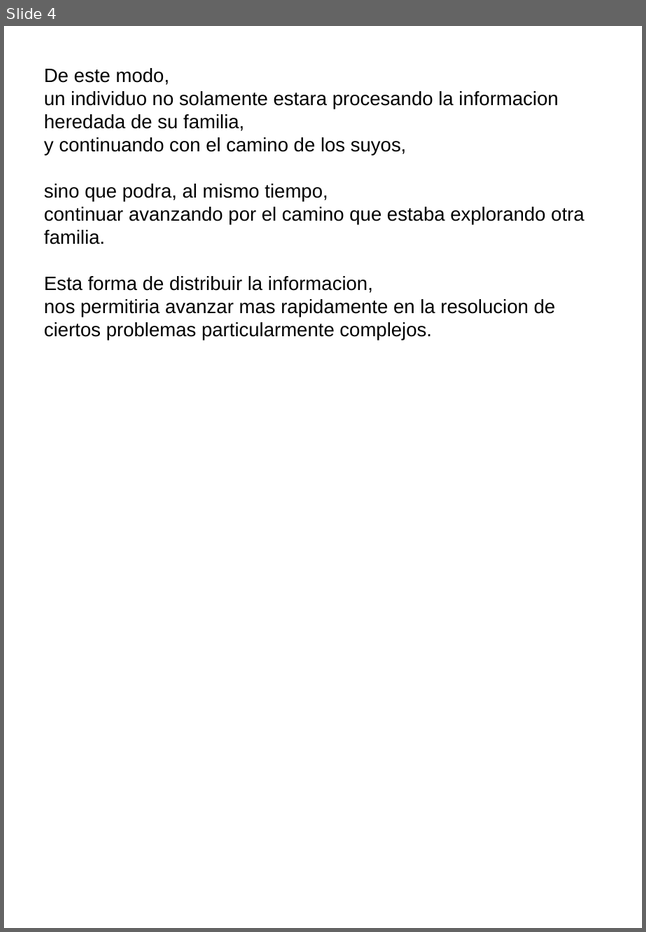
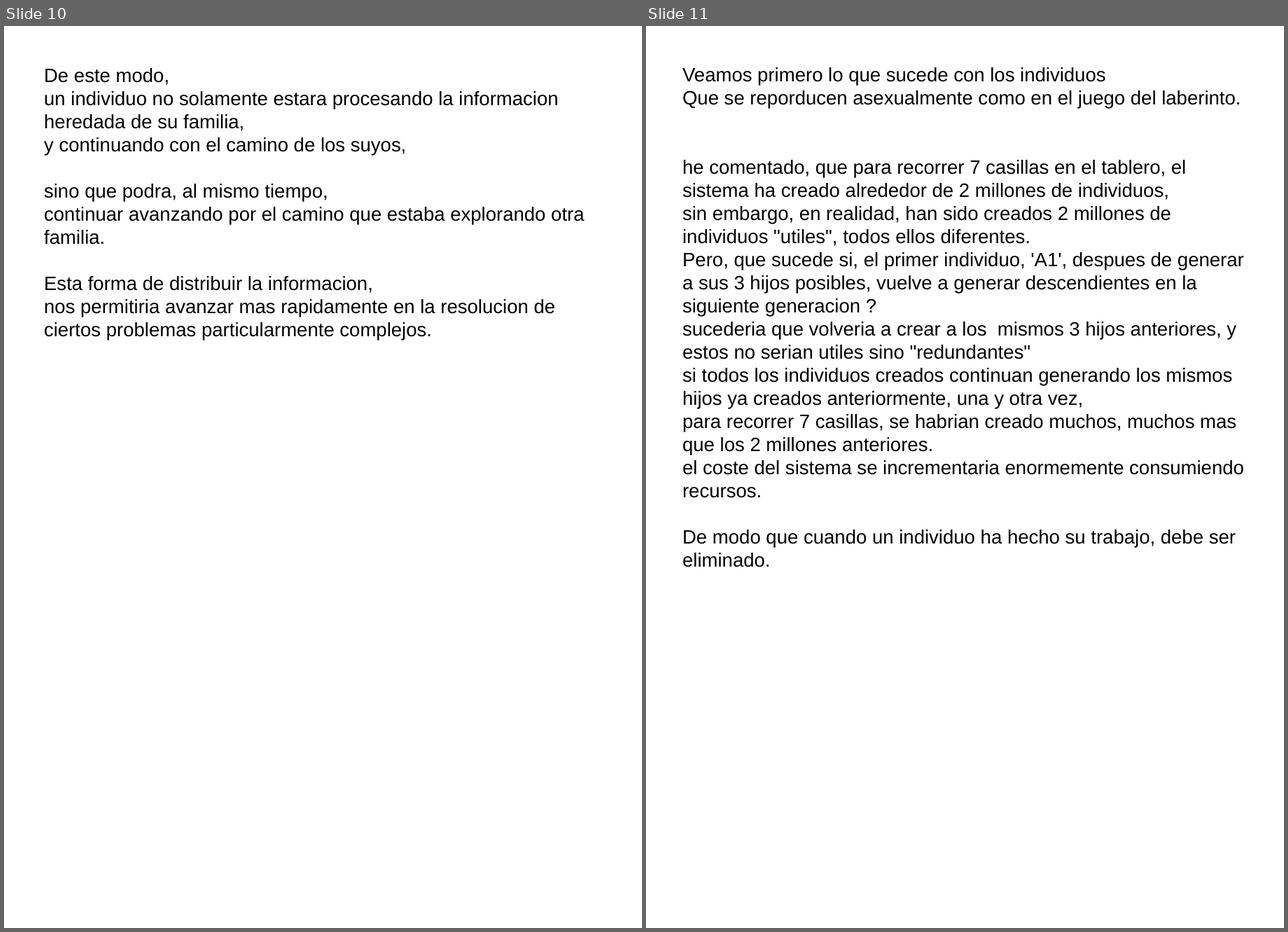
Before and after one commit to fabhrius/La-Cosa, a slide deck: capitulos/Poda/La Poda.odp. Shown side by side, each under a label of ours: slide 4 before the commit, slides 10 and 11 after it. The pictures are 646x932 and 1288x932 pixels, drawn with LibreOffice and Linux fonts; fonts in the diff are those of the drawing. Boxes give left, top, right and bottom in pixels: in the first picture for what was removed or moved away, otherwise in the second. Text is boxed around its words. In the diff, an @@ line names an element or a change of style, - is before the commit and + after.

```diff
--- a/capitulos/Poda/La Poda.odp
+++ b/capitulos/Poda/La Poda.odp
@@ slide 11 added at (646, 26, 1284, 928), background #FFFFFF @@
@@ text added at (682, 67, 1244, 548), 18 pt, text #000000 @@
+Veamos primero lo que sucede con los individuos
+Que se reporducen asexualmente como en el juego del laberinto.
+he comentado, que para recorrer 7 casillas en el tablero, el sistema ha creado alrededor de 2 millones de individuos,
+sin embargo, en realidad, han sido creados 2 millones de individuos "utiles", todos ellos diferentes.
+Pero, que sucede si, el primer individuo, 'A1', despues de generar a sus 3 hijos posibles, vuelve a generar descendientes en la siguiente generacion ?
+sucederia que volveria a crear a los mismos 3 hijos anteriores, y estos no serian utiles sino "redundantes"
+si todos los individuos creados continuan generando los mismos hijos ya creados anteriormente, una y otra vez,
+para recorrer 7 casillas, se habrian creado muchos, muchos mas que los 2 millones anteriores.
+el coste del sistema se incrementaria enormemente consumiendo recursos.
+De modo que cuando un individuo ha hecho su trabajo, debe ser eliminado.
@@ what was slide 4 is now slide 10 @@
```
Also in this commit, not shown: 1 slide changed, 7 other slides added, 9 slides removed, 1 other file.
